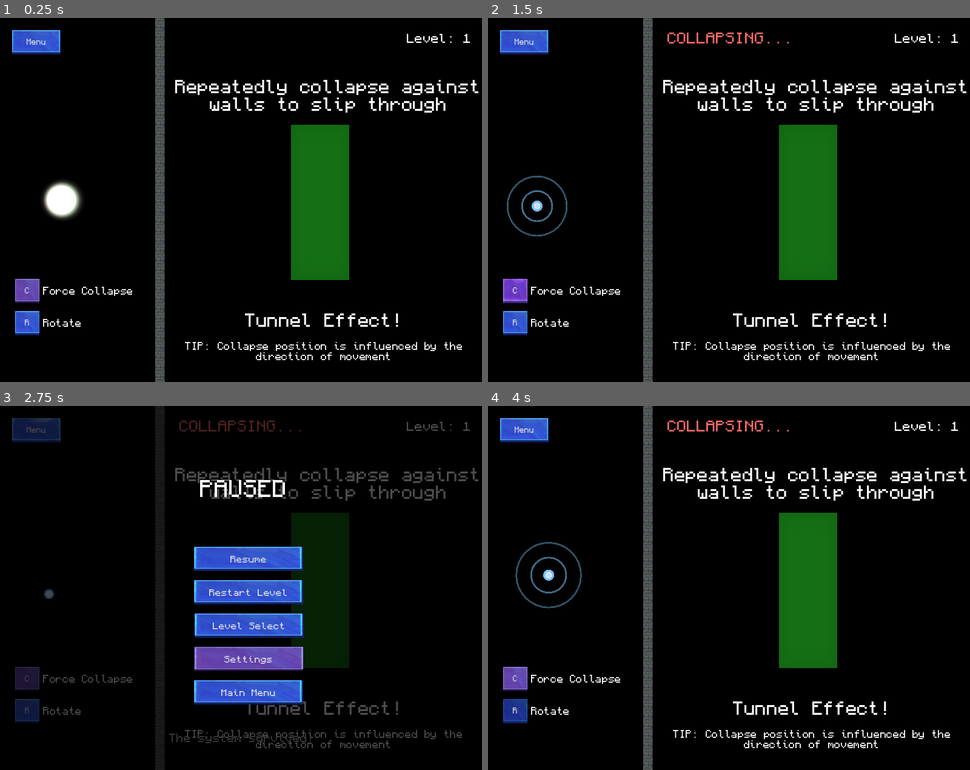
Above: before the commit, frames 1-4 (two rows, left to right).
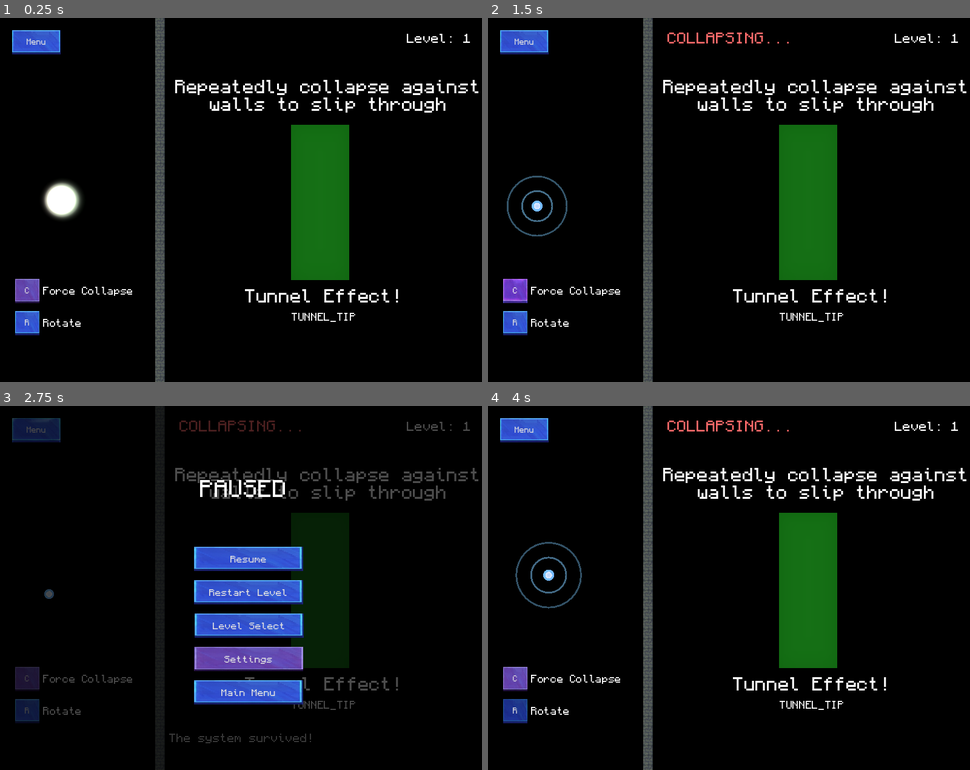
Above: after the commit, the same moments.

Repository: magnoint13/brinqo-2026
Game: Godot game, scene res://levels/Level03.tscn
Two runs of this game, one before a commit and one after it. Both use one fixed random seed, a clock stepped at 60 frames per second and the inputs below. This scene is started directly instead of the project's main scene. Video files are missing from this copy of the repository; at most half a second of black plays in their place. Sound files missing from this copy of the repository are replaced by a short silence.
Inputs:
- Up to frame 1 (0.25 s): no input
- Up to frame 2 (1.5 s): click "R" at 0.5 s; click "C" at 1.25 s
- Up to frame 3 (2.75 s): click "Menu" at 2 s
- Up to frame 4 (4 s): click "Restart Level" at 2.75 s; hold D from 3.53 s (still down); hold R from 3.53 s (still down); tap Space at 3.77 s

The runs differ from the first frame. In frame 1, 1.5% of the frame differs, in the area x 38-96%, y 74-94%; in frame 2, 1.5%; in frame 3, 1.1%; in frame 4, 1.5%.

Commit message:
mejorada posicion del tip

Diff:
--- a/levels/Level03.tscn
+++ b/levels/Level03.tscn
@@ -64,9 +64,9 @@
 
 [node name="RichTextLabel" type="RichTextLabel" parent="." unique_id=718373554]
 offset_left = 273.0
-offset_top = 484.0
+offset_top = 444.0
 offset_right = 796.0
-offset_bottom = 568.0
+offset_bottom = 528.0
 theme_override_fonts/normal_font = ExtResource("9_g5dnp")
 theme_override_font_sizes/normal_font_size = 28
 text = "TUNNEL_EFFECT"
@@ -76,9 +76,9 @@
 
 [node name="RichTextLabel2" type="RichTextLabel" parent="." unique_id=1695530919]
 offset_left = 273.0
-offset_top = 532.0
+offset_top = 484.0
 offset_right = 796.0
-offset_bottom = 599.0
+offset_bottom = 546.0
 theme_override_fonts/normal_font = ExtResource("9_g5dnp")
 theme_override_font_sizes/normal_font_size = 16
 text = "TUNNEL_TIP"
